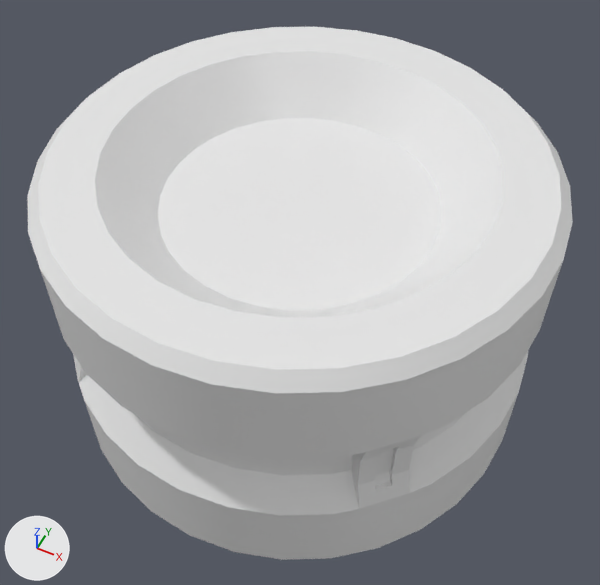
The OBJ model Assets/Meshes/creature_part.obj as it was, and as the next commit left it.
Rendered twice from a camera (50 mm lens) standing at (16.2, -32.4, 39.0) and looking at (0.3, -0.6, -0.6). Lighting does not change. The marker at lower left points along +X, +Y and +Z. Where no turn or scale is listed for an object, it has been applied to the vertices.

Names of what the first picture shows: 'CylinderApplied'.
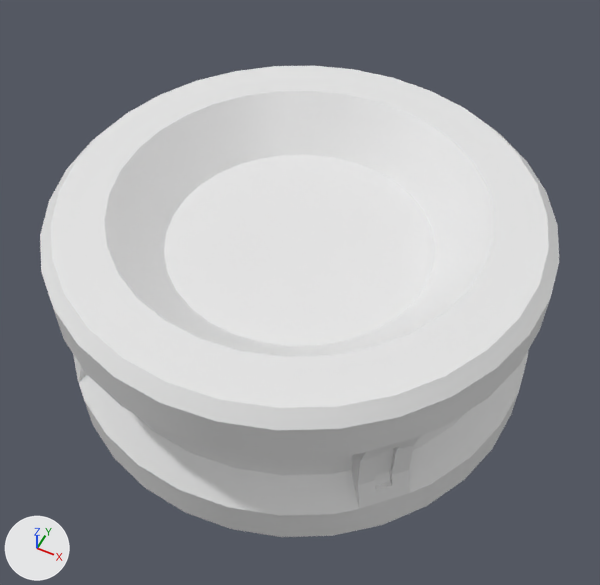
Commit message: Changed creature_part model

The change, as a list of edits to the scene's bpy script:
```text
Change me_cylinderapplied:
    where me_cylinderapplied.from_pydata(...)  # 488 vertices, 462 faces; spans x -15.0..15.0, y -15.0..15.0, z -9.3..9.3
    used by ob_cylinderapplied; location = (0.0, 0.0, 0.0)
    me_cylinderapplied part 1: all 128 vertices in x -15.0..15.0, y -15.0..15.0, z 6.3..9.3 are moved by (0.0, 0.0, -3.0)
    me_cylinderapplied part 2: all 128 vertices in x -15.0..15.0, y -15.0..15.0, z -9.3..-6.3 are moved by (0.0, 0.0, 3.0)
```

Location of each change, (x1, y1, x2, y2) in pixels of the pictures (600 x 585 px; the box of a moved part takes in the faces that stretch with it):
'CylinderApplied', reshaped (12% shorter)
    before: (27, 27, 573, 560)
    after: (40, 66, 559, 537)
part 1 of me_cylinderapplied, moved or reshaped
    before: (27, 27, 573, 433)
    after: (40, 66, 559, 433)
part 2 of me_cylinderapplied, moved or reshaped
    before: (85, 392, 519, 560)
    after: (85, 392, 519, 537)
